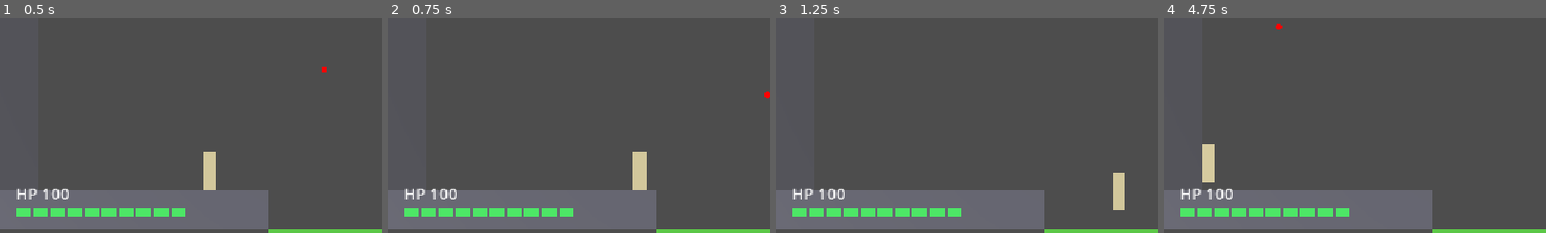
Above: before the commit, frames 1-4 (left to right).
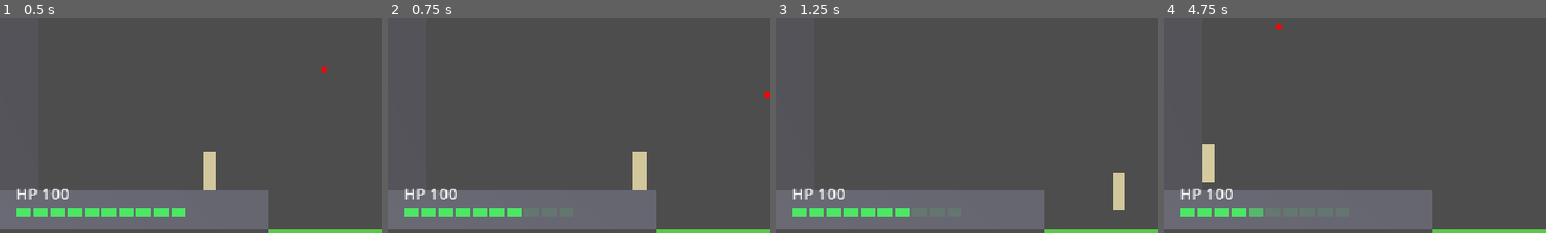
Above: after the commit, the same moments.

Repository: redleaf05812/yx01-prototype
Game: Godot game, scene res://scenes/room_01.tscn
Same seed, same stepped clock (60 frames per second), same inputs: the game is played once before the commit and once after it.
Inputs (mouse positions are % of the whole screen's width and height, from its top left):
- Up to frame 1 (0.5 s): no input
- Up to frame 2 (0.75 s): tap Enter at 0.5 s; move the mouse to (72, 45) at 0.52 s; hold D (move_right) from 0.53 s (still down); tap Ctrl (jet) at 0.6 s
- Up to frame 3 (1.25 s): keep holding D (move_right); tap Space (jump) at 0.77 s
- Up to frame 4 (4.75 s): move the mouse to (30, 55) at 1.27 s; release D (move_right) at 1.28 s; hold A (move_left) 1.28-2.03 s; tap C (crouch) at 1.35 s; tap Space (jump) at 1.52, 3.02, 3.77, 4.25, 4.52 s; tap Ctrl (jet) at 1.55, 2.3, 2.85, 3.8, 4.55 s; move the mouse to (60, 28) at 2.02 s; hold D (move_right) 2.03-3.53 s; tap T (grapple) at 2.1 s; move the mouse to (45, 70) at 2.77 s; move the mouse to (80, 65) at 3.52 s; hold Z (prone) 3.53-4.28 s; hold A (move_left) from 3.53 s (still down); move the mouse to (20, 35) at 4.27 s; tap Shift (run) at 4.35 s
The pictures show only the part of the screen within x 0-50%, y 50-100%; the shares and areas given below are measured in that part.

Frame 1 is identical in both runs. In frame 2, 0.5% of the frame differs, in the area x 35-49%, y 88-93%; in frame 3, 0.5%; in frame 4, 0.9%, in the area x 22-49%, y 88-93%.

Commit message:
Jet costs 3 battery cells on use (threshold stays 3)

Diff:
--- a/scripts/game_config.gd
+++ b/scripts/game_config.gd
@@ -42,6 +42,7 @@
 var jet_distance := 5.4                 # 540 uu (3H)
 var jet_duration := 0.4                 # s
 var jet_cooldown := 2.5                 # s
+var jet_battery_cost := 3.0              # 格：每次喷气扣除（自定，文档未给）
 
 # ---- 勾爪 ----
 var grapple_range := 7.2                # 720 uu (4H)
--- a/scripts/player.gd
+++ b/scripts/player.gd
@@ -4,7 +4,7 @@
 # 原点 = 脚底中心。2.5D：Z 锁定为 0。
 # 假设（文档未给）：身体宽 0.6 m；二段跳 = 与一段跳同速度；空中保持水平速度；
 #   勾爪锚点 = 瞄准射线第一个命中的表面，且该表面在 grapple_anchor 组里（平台/阻拦点/通道顶）；
-#   冲刺/跑/空中二段跳 在电量为 0 时不可用；喷气只需电量 >= 3 格启动（启动后可用到 0）。
+#   冲刺/跑/空中二段跳 在电量为 0 时不可用；喷气需电量 >= 3 格启动，启动时扣 3 格（自定）。
 
 enum Posture { STAND, CROUCH, PRONE }
 
@@ -270,6 +270,7 @@
 			and jet_cd_left <= 0.0 and battery >= Config.battery_start_threshold:
 		_jet_time_left = Config.jet_duration
 		jet_cd_left = Config.jet_cooldown
+		battery -= Config.jet_battery_cost  # 每次喷气扣 3 格（启动门槛 >= 3 保证不会扣成负数）
 		_jet_dir = _facing
 
 	# 跳跃：地面一段 1H；空中二段（总高 2H）需要有电
